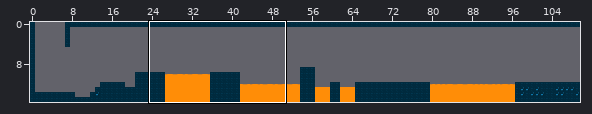
Tiled map: Assets/levels/demo1.tmx. The picture above shows the old version from afar; the outline marks the close-up.
Close-up. Before:
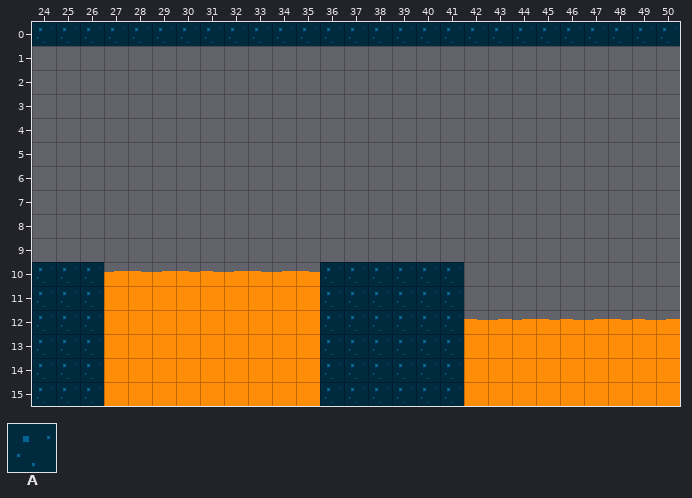
Cells are 16x16 px. Shown: x 24..50, y 0..15. The commit also changed other parts of the map, which this record leaves out.
Key: from "grotto_escape": A 34.
_ is an empty cell.
Layers that did not change in this view are not listed.
Layer "ground" before, first column x 24:
 0 AAAAAAAAAAAAAAAAAAAAAAAAAAA
 1 ___________________________
 2 ___________________________
 3 ___________________________
 4 ___________________________
 5 ___________________________
 6 ___________________________
 7 ___________________________
 8 ___________________________
 9 ___________________________
10 AAA_________AAAAAA_________
11 AAA_________AAAAAA_________
12 AAA_________AAAAAA_________
13 AAA_________AAAAAA_________
14 AAA_________AAAAAA_________
15 AAA_________AAAAAA_________
And afterwards:
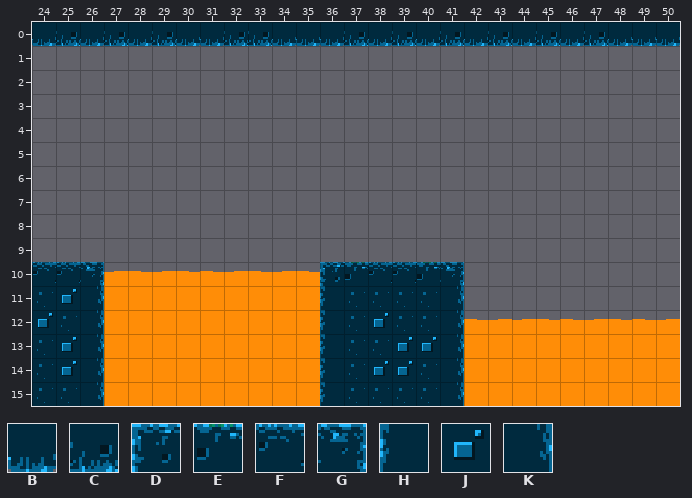
Further tiles: from "grotto_escape": B 1, C 2, D 24, E 25, F 26, G 27, H 32, J 33, K 35.
From old to new:
Layer "ground":
The edit turns tile A into tile B in row 0 at x 24, 26, 28, 30 to 31, 34 to 36, 38, 40, 42, 44, 46 and 48 to 50.
The edit turns tile A into tile C in row 0 at x 25, 27, 29, 32 to 33, 37, 39, 41, 43, 45 and 47.
The edit turns tile A into tile D in row 10 at x 36.
The edit turns tile A into tile E in row 10 at x 37 and 40.
The edit turns tile A into tile F in row 10 at x 24 to 25 and 38 to 39.
The edit turns tile A into tile G in row 10 at x 26 and 41.
The edit turns tile A into tile H in rows 11 to 15 at x 36.
The edit turns tile A into tile J in row 11 at x 25; in row 12 at x 24 and 38; in row 13 at x 25 and 39 to 40; in row 14 at x 25 and 38 to 39.
The edit turns tile A into tile K in rows 11 to 15 at x 26 and 41.
Where, in picture pixels (left, top, right, bottom), the same in both close-ups:
changed: (32, 28, 680, 46)
changed: (32, 262, 104, 406)
changed: (320, 262, 464, 406)
